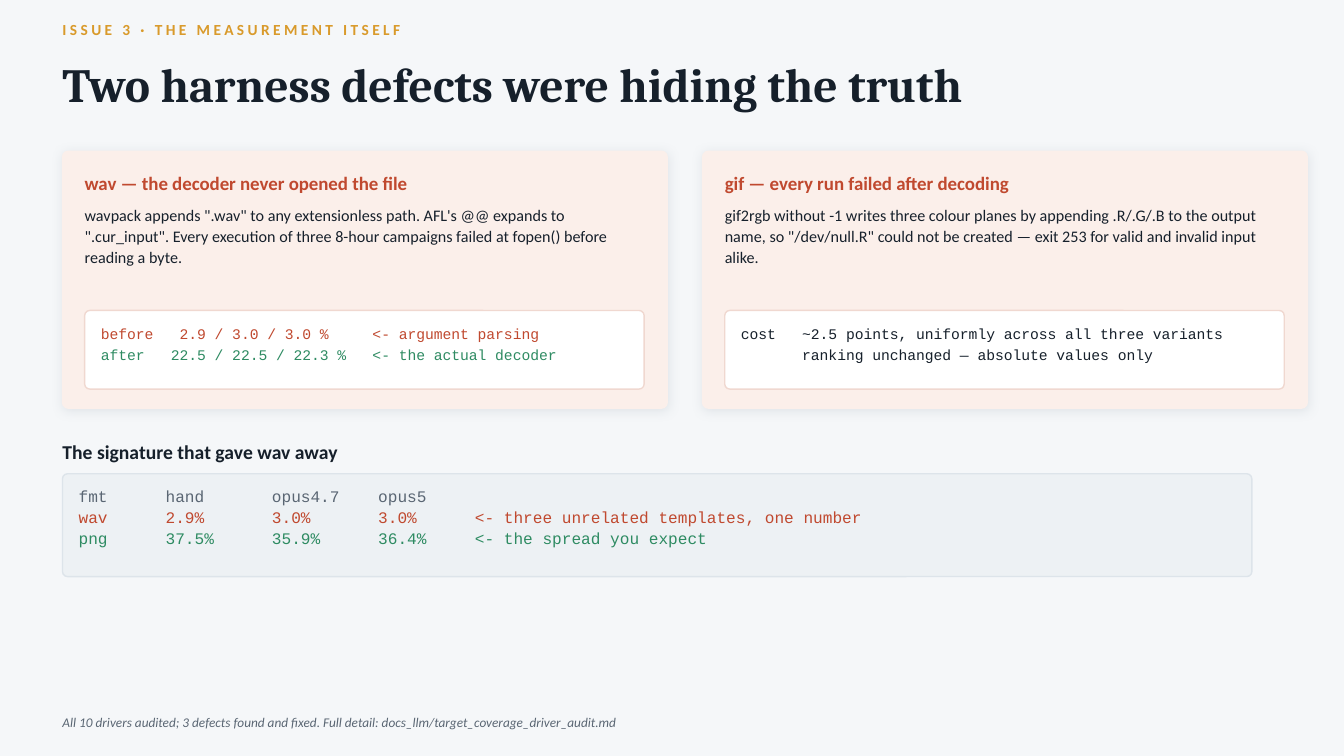
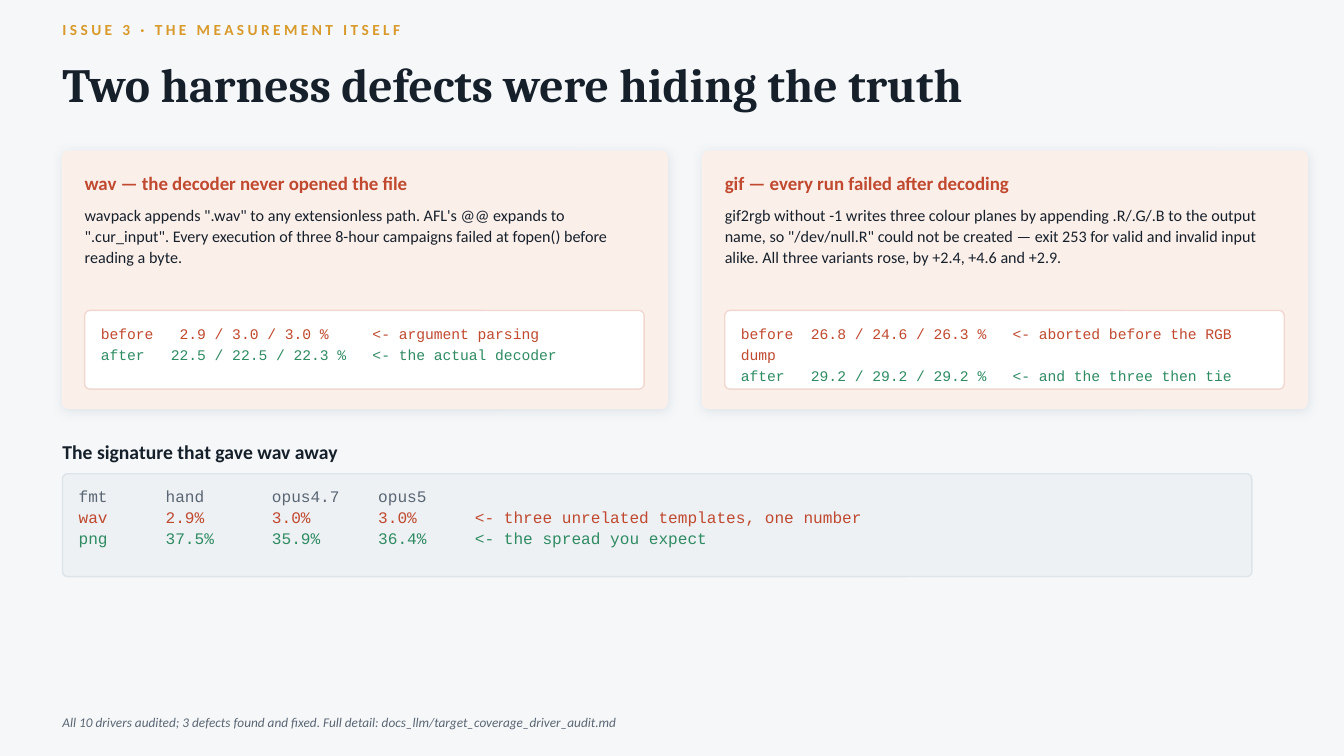
Before and after one commit to Malikx-Alee/FormatFuzzer, a slide deck: slide 9 of docs_llm/FormatFuzzer Tiered Strategy.pptx. Drawn at 1344x756 pixels with LibreOffice and Linux fonts; fonts in the diff are those of the drawing. Boxes give left, top, right and bottom in pixels: in the first picture for what was removed or moved away, otherwise in the second. Text is boxed around its words. In the diff, an @@ line names an element or a change of style, - is before the commit and + after.

Commit message:
coverage over time figures + pptx updated

```diff
--- a/docs_llm/FormatFuzzer Tiered Strategy.pptx
+++ b/docs_llm/FormatFuzzer Tiered Strategy.pptx
@@ text at bbox=[725, 209, 1256, 266]: text changed @@
-gif2rgb without -1 writes three colour planes by appending .R/.G/.B to the output name, so "/dev/null.R" could not be created — exit 253 for valid and invalid input alike.
+gif2rgb without -1 writes three colour planes by appending .R/.G/.B to the output name, so "/dev/null.R" could not be created — exit 253 for valid and invalid input alike. All three variants rose, by +2.4, +4.6 and +2.9.
@@ text at bbox=[741, 328, 1231, 381]: text changed; text colour #16202B to #C0492F @@
-cost ~2.5 points, uniformly across all three variants
-ranking unchanged — absolute values only
+before 26.8 / 24.6 / 26.3 % <- aborted before the RGB dump
+after 29.2 / 29.2 / 29.2 % <- and the three then tie
```
Also in this commit, not shown: 13 other files.
